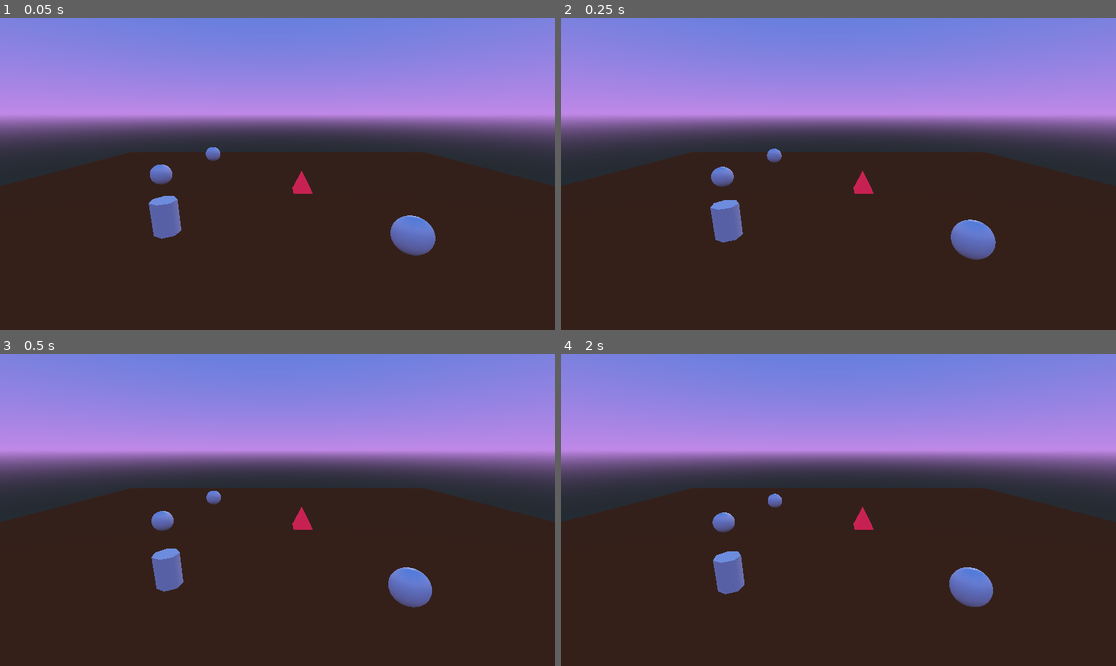
Above: before the commit, frames 1-4 (two rows, left to right).
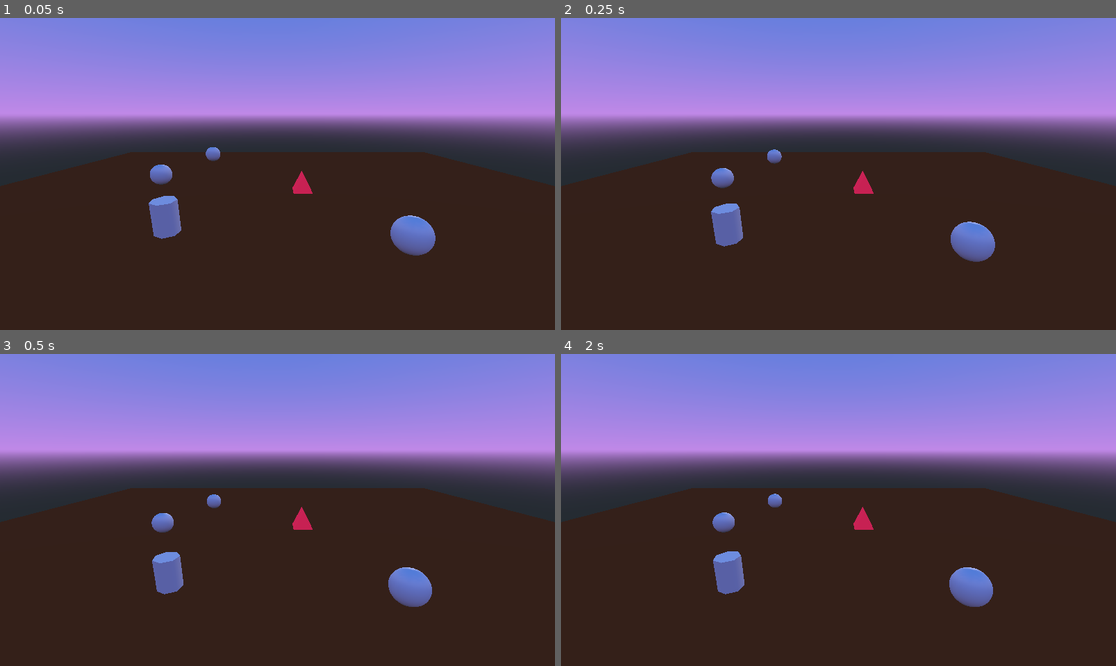
Above: after the commit, the same moments.

Repository: outfrost/ld46
Game: Godot game, scene res://TestScene.tscn
Same seed, same stepped clock (60 frames per second), same inputs: the game is played once before the commit and once after it.
Inputs:
- Up to frame 1 (0.05 s): no input
- Up to frame 2 (0.25 s): no input
- Up to frame 3 (0.5 s): no input
- Up to frame 4 (2 s): hold D (movement_right) 0.53-1.28 s; tap E (item_pickup) at 0.6, 1.35 s; tap Space (movement_jump) at 0.77, 1.52 s; tap Enter at 1.25 s; hold S (movement_backward) from 1.28 s (still down)

The runs differ from the first frame. In frame 1, less than 0.1% of the frame differs, in the area x 27-79%, y 45-76%; in frame 2, 0.4%, in the area x 26-79%, y 41-79%; in frame 3, 0.3%; in frame 4, less than 0.1%.
Error in both runs: Attempt to call function 'connect' in base 'null instance' on a null instance. (res://items/FeedItem.gd:9)

Commit message:
Make things fall down faster

Diff:
--- a/items/FeedItem.tscn
+++ b/items/FeedItem.tscn
@@ -7,6 +7,7 @@
 [sub_resource type="SphereShape" id=2]
 
 [node name="FeedItem" type="RigidBody"]
+gravity_scale = 1.5
 script = ExtResource( 1 )
 
 [node name="MeshInstance" type="MeshInstance" parent="."]
--- a/player/PlayerCharacter.tscn
+++ b/player/PlayerCharacter.tscn
@@ -13,9 +13,11 @@
 
 [node name="PlayerCharacter" type="RigidBody"]
 mode = 2
+mass = 50.0
+gravity_scale = 2.0
 script = ExtResource( 1 )
 pickupRadius = 10.0
-movementForce = 10.0
+movementForce = 750.0
 maxPlanarSpeed = 5.0
 jumpSpeed = 10.0
 
